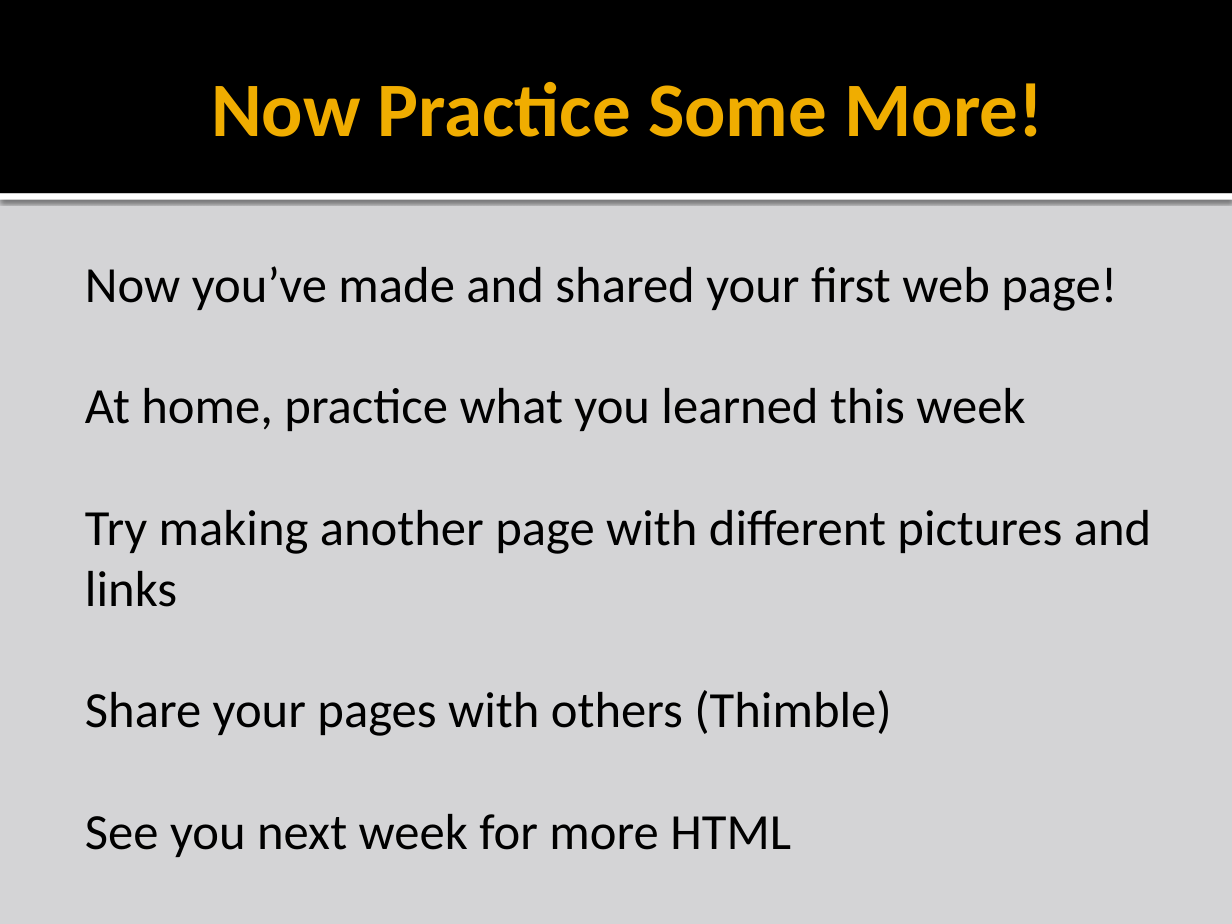
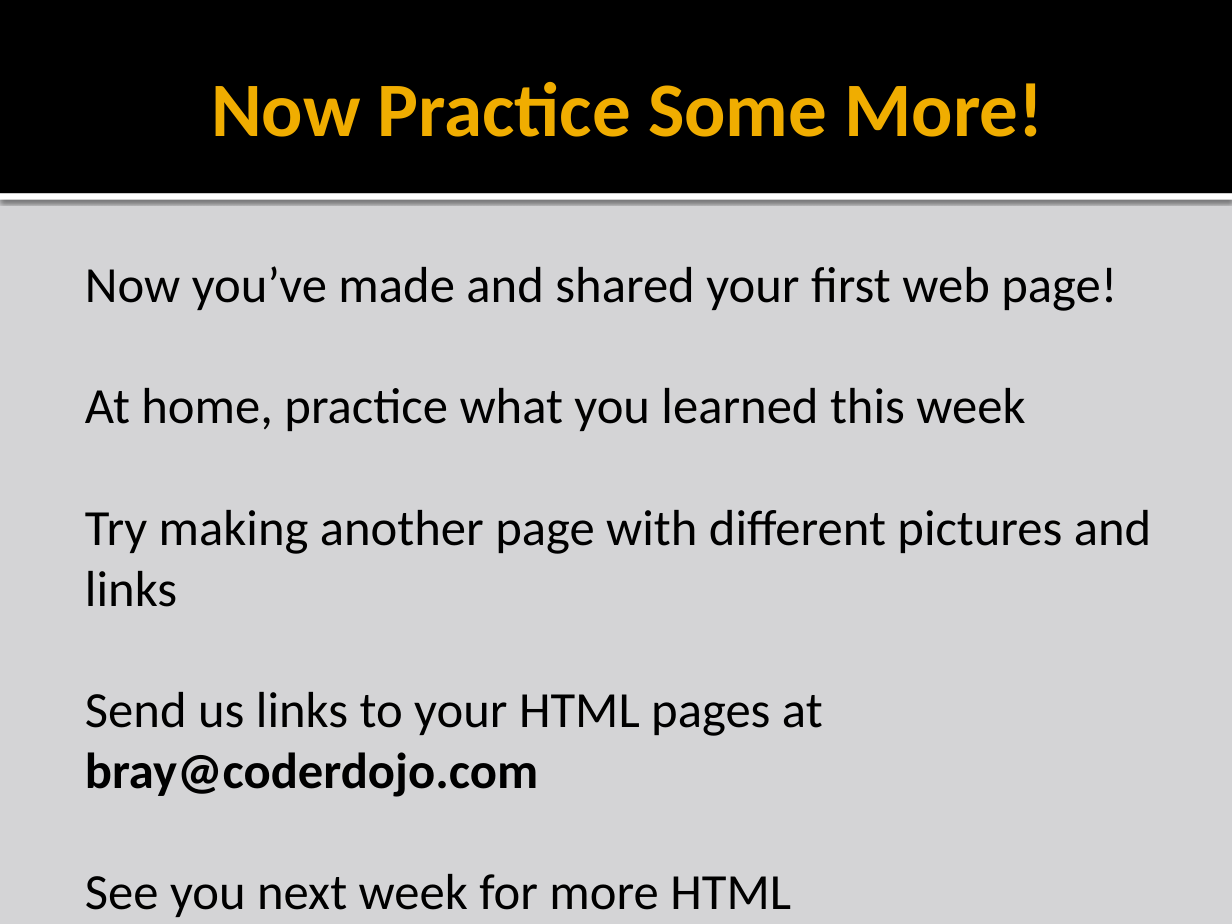
Before and after one commit to liamf/coderdojo-bray, a slide deck: slide 10 of html/presentations/CoderDojoBrayHTML_session1.pptx. Drawn at 1232x924 pixels with LibreOffice and Linux fonts; fonts in the diff are those of the drawing; background and template pictures are left out. Boxes give left, top, right and bottom in pixels: in the first picture for what was removed or moved away, otherwise in the second. Text is boxed around its words. In the diff, an @@ line names an element or a change of style, - is before the commit and + after.

```diff
--- a/html/presentations/CoderDojoBrayHTML_session1.pptx
+++ b/html/presentations/CoderDojoBrayHTML_session1.pptx
@@ text at (x1=85, y1=692, x2=823, y2=797): text changed @@
-Share your pages with others (Thimble)
+Send us links to your HTML pages at bray@coderdojo.com
```
Also in this commit, not shown: 1 slide added, 12 other files.
